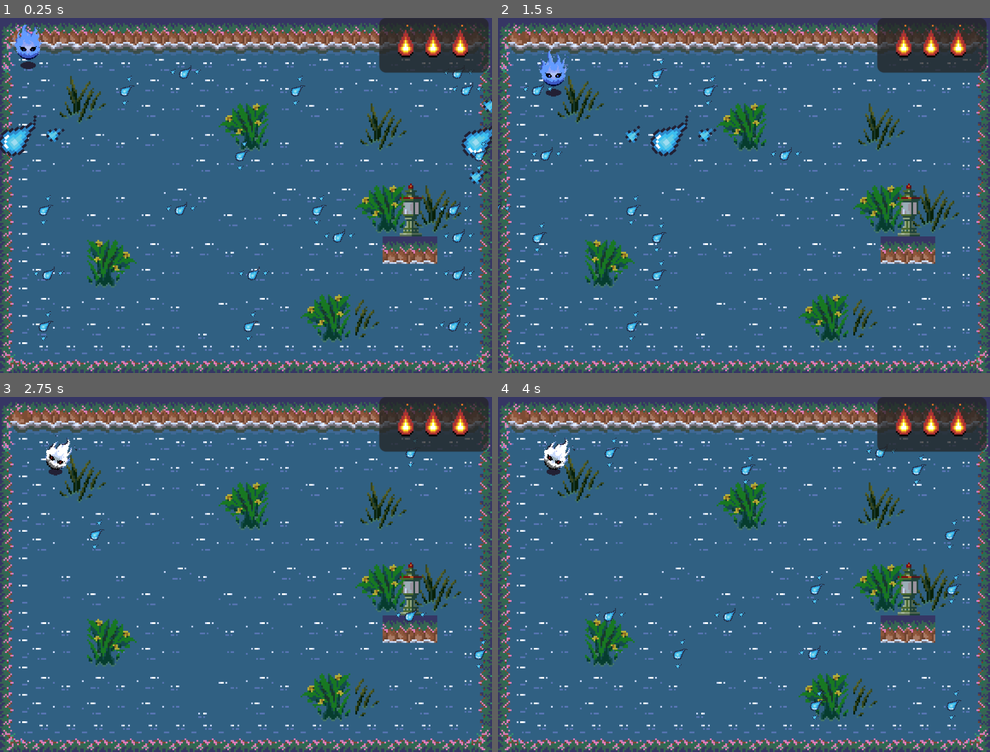
Above: before the commit, frames 1-4 (two rows, left to right).
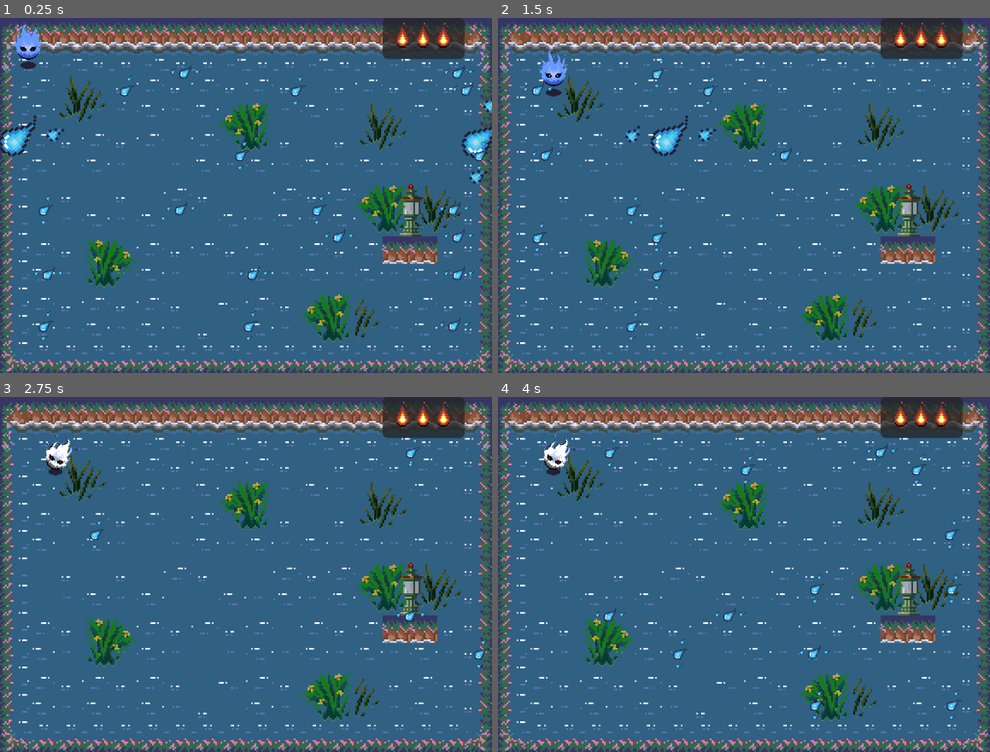
Above: after the commit, the same moments.

Repository: Edric723/Frogger_swamp
Game: Godot game, scene res://src/scenes/main.tscn
Same seed, same stepped clock (60 frames per second), same inputs: the game is played once before the commit and once after it.
Inputs:
- Up to frame 1 (0.25 s): no input
- Up to frame 2 (1.5 s): hold Right (right) 0.53-1.28 s; hold Down (down) from 1.28 s (still down)
- Up to frame 3 (2.75 s): release Down (down) at 2.03 s; hold Right (right) from 2.03 s (still down)
- Up to frame 4 (4 s): release Right (right) at 2.78 s; hold Up (up) 2.78-3.53 s; hold Left (left) from 3.53 s (still down)

The runs differ from the first frame. In frame 1, 2.2% of the frame differs, in the area x 76-100%, y 0-16%; in frame 2, 2.2%; in frame 3, 2.2%; in frame 4, 2.2%.

Commit message:
hud re-scale

Diff:
--- a/src/scenes/hud.tscn
+++ b/src/scenes/hud.tscn
@@ -76,10 +76,11 @@
 anchors_preset = 1
 anchor_left = 1.0
 anchor_right = 1.0
+offset_left = -2.0
 grow_horizontal = 0
+scale = Vector2(0.75, 0.75)
 size_flags_horizontal = 4
 size_flags_vertical = 4
-theme_override_constants/margin_right = 2
 
 [node name="PanelContainer" type="PanelContainer" parent="MarginContainer"]
 layout_mode = 2
